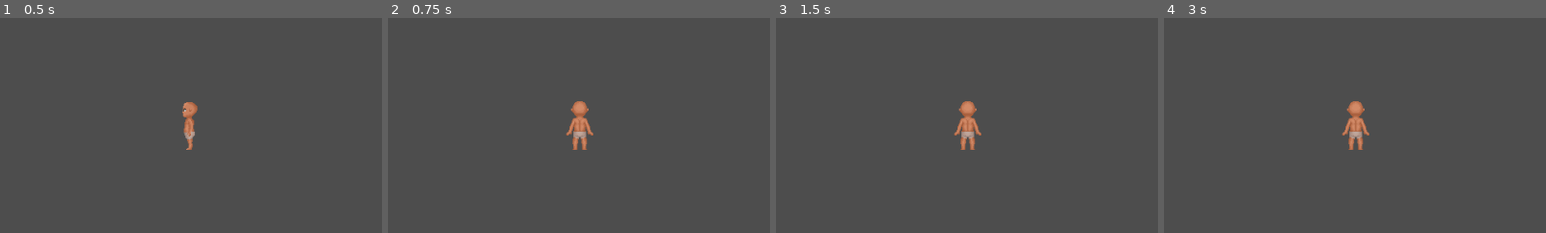
Above: before the commit, frames 1-4 (left to right).
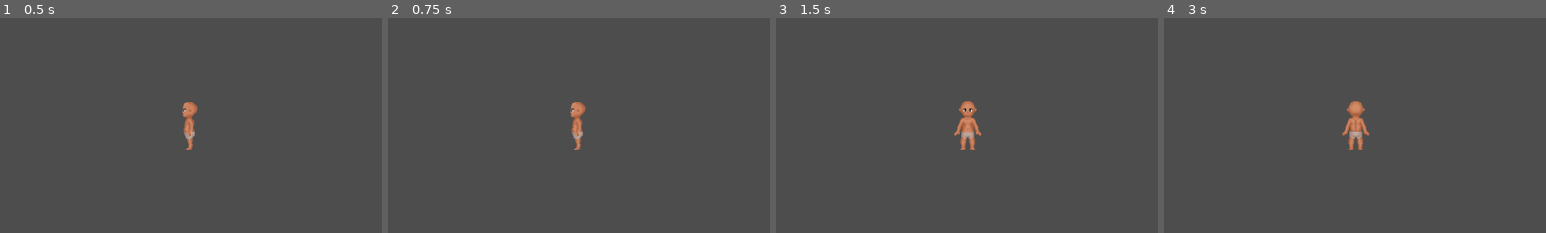
Above: after the commit, the same moments.

Repository: OtterStyles/Woodentale
Game: Godot game, scene res://Scene/TestHub.tscn
Two runs of this game, one before a commit and one after it. Both use one fixed random seed, a clock stepped at 60 frames per second and the inputs below.
Inputs (mouse positions are % of the whole screen's width and height, from its top left):
- Up to frame 1 (0.5 s): no input
- Up to frame 2 (0.75 s): tap Enter at 0.5 s; move the mouse to (72, 45) at 0.52 s; press the mouse at (72, 45) at 0.53 s; hold D (right) from 0.53 s (still down)
- Up to frame 3 (1.5 s): tap Space at 1.25 s; move the mouse to (30, 55) at 1.27 s; release D (right) at 1.28 s; release the mouse at (30, 55) at 1.28 s; hold S (down) from 1.28 s (still down); click (30, 55) at 1.35 s
- Up to frame 4 (3 s): tap Enter at 2 s; move the mouse to (60, 28) at 2.02 s; release S (down) at 2.03 s; press the mouse at (60, 28) at 2.03 s; hold D (right) 2.03-2.78 s; tap Space at 2.75 s; move the mouse to (45, 70) at 2.77 s; release the mouse at (45, 70) at 2.78 s; hold W (up) from 2.78 s (still down); click (45, 70) at 2.85 s
The pictures show only the part of the screen within x 25-75%, y 19-69%; the shares and areas given below are measured in that part.

Frame 1 is identical in both runs. In frame 2, 0.7% of the frame differs, in the area x 46-54%, y 38-62%; in frame 3, less than 0.1%; in frame 4, nothing differs.

Commit message:
Fixed Error .... Statemachine doenst play Working

Diff:
--- a/Woodentale/PreFab/Player.tscn
+++ b/Woodentale/PreFab/Player.tscn
@@ -468,17 +468,33 @@
 
 [sub_resource type="AnimationNodeStateMachineTransition" id="AnimationNodeStateMachineTransition_123fq"]
 
+[sub_resource type="AnimationNodeStateMachineTransition" id="AnimationNodeStateMachineTransition_gb10e"]
+
+[sub_resource type="AnimationNodeStateMachineTransition" id="AnimationNodeStateMachineTransition_8lbdx"]
+
+[sub_resource type="AnimationNodeStateMachineTransition" id="AnimationNodeStateMachineTransition_ismxh"]
+
+[sub_resource type="AnimationNodeStateMachineTransition" id="AnimationNodeStateMachineTransition_al60y"]
+
+[sub_resource type="AnimationNodeStateMachineTransition" id="AnimationNodeStateMachineTransition_voy2f"]
+switch_mode = 2
+auto_advance = true
+
+[sub_resource type="AnimationNodeStateMachineTransition" id="AnimationNodeStateMachineTransition_ufi7k"]
+switch_mode = 2
+auto_advance = true
+
 [sub_resource type="AnimationNodeStateMachine" id="6"]
 states/Attacking/node = SubResource("AnimationNodeBlendSpace2D_lpeyy")
-states/Attacking/position = Vector2(301.043, 208.267)
+states/Attacking/position = Vector2(117.889, 361.267)
 states/Idle/node = SubResource("17")
-states/Idle/position = Vector2(-49.6243, 205.926)
-states/Start/position = Vector2(-177.667, 208.267)
+states/Idle/position = Vector2(-42.6243, 190.267)
+states/Start/position = Vector2(-179.667, 190.267)
 states/Walking/node = SubResource("2")
-states/Walking/position = Vector2(117.889, 208.326)
+states/Walking/position = Vector2(349.889, 205.926)
 states/Working/node = SubResource("3")
-states/Working/position = Vector2(300.806, 113)
-transitions = ["Start", "Idle", SubResource("AnimationNodeStateMachineTransition_123fq")]
+states/Working/position = Vector2(117.889, 37)
+transitions = ["Start", "Idle", SubResource("AnimationNodeStateMachineTransition_123fq"), "Idle", "Walking", SubResource("AnimationNodeStateMachineTransition_gb10e"), "Walking", "Idle", SubResource("AnimationNodeStateMachineTransition_8lbdx"), "Idle", "Working", SubResource("AnimationNodeStateMachineTransition_ismxh"), "Idle", "Attacking", SubResource("AnimationNodeStateMachineTransition_al60y"), "Working", "Idle", SubResource("AnimationNodeStateMachineTransition_voy2f"), "Attacking", "Idle", SubResource("AnimationNodeStateMachineTransition_ufi7k")]
 graph_offset = Vector2(-387.624, -21.688)
 
 [sub_resource type="AnimationNodeStateMachinePlayback" id="16"]
--- a/Woodentale/Scene/TestHub.tscn
+++ b/Woodentale/Scene/TestHub.tscn
@@ -10,12 +10,6 @@
 [node name="TestHub" type="Node2D"]
 
 [node name="Player" parent="." instance=ExtResource("1")]
-SPEEDABS = 0
-SPEEDPERC = 1
-SPEED_DEFAULT = 300
-SPEED_SPRINT_MULT = 1.2
-ACCELERATION = 1000
-FRICTION = 1500
 
 [node name="StaticBody2D" type="StaticBody2D" parent="."]
 
--- a/Woodentale/Skripts/Player.gd
+++ b/Woodentale/Skripts/Player.gd
@@ -11,45 +11,52 @@
 # Movement
 var SPEED = 0
 var sprint = 1
-const animationsName = ['Working','Walking','Idle']
-var animationWaits = ['Working']
-var timer : Timer
-var pauseAnimation = false
+var direction
+const animationsName = ['Working','Walking','Idle','Atacking']
+var animationStateMachine;
 func _ready():
-	timer = Timer.new()
-	timer.set_wait_time(0.6)
-	timer.connect("timeout", unpauseAnimation)
-
+	animationStateMachine = $Animation/AnimationTree.get("parameters/playback")
 func _process(delta) -> void:
 	calculateStats()
 
 func _physics_process(delta) -> void:
-	var axis = getInputAxis()
-	handleMovement(axis, delta)
+	getInput()
+	handleMovement(delta)
 	move_and_slide()
 
-func _unhandled_input(event: InputEvent) -> void:
+func getInput() -> void:
 	sprint = 1
-	if event.is_action_pressed("sprint"):
+	var current = animationStateMachine.get_current_node()
+	if Input.is_action_pressed("work"):
+		handleAnimations("Working")
+		return
+	if Input.is_action_pressed("sprint"):
 		sprint = SPEED_SPRINT_MULT
-	if event.is_action_pressed("work"):
-		handleWorkMovement()
+	handleMovementInputs()
 
-func handleMovement(axis: Vector2, delta: float) -> void:
-	if axis == Vector2.ZERO:
+func handleMovementInputs():
+	direction = Vector2.ZERO
+	direction.x = int(Input.is_action_pressed("right")) - int(Input.is_action_pressed("left"))
+	direction.y = int(Input.is_action_pressed("down")) - int(Input.is_action_pressed("up"))
+	if direction != Vector2.ZERO:
+		changeBlendPositions(direction)
+	direction = direction.normalized()
+
+func handleMovement(delta: float) -> void:
+	if direction == Vector2.ZERO:
+		handleAnimations("Idle")
 		applyFriction(FRICTION * delta)
 	else:
-		applyMovement(axis * ACCELERATION * delta)
-		applyFrictionOnUnsuedAxis(axis, FRICTION*delta)
+		handleAnimations("Walking")
+		applyMovement(direction * ACCELERATION * delta)
+		applyFrictionOnUnsuedAxis(direction, FRICTION*delta)
 
-func applyMovement(acceleration: Vector2):
-	handleAnimations("Walking")
+func applyMovement(acceleration: Vector2) -> void:
 	velocity += acceleration
 	velocity.x = clamp(velocity.x, -SPEED*sprint, SPEED*sprint)
 	velocity.y = clamp(velocity.y, -SPEED*sprint*0.8, SPEED*sprint*0.8)
 
 func applyFriction(friction: float) -> void:
-	handleAnimations("Idle")
 	if velocity.length() > friction:
 		velocity -= velocity.normalized() * friction
 	else:
@@ -73,27 +80,9 @@
 	for param in animationsName:
 		$Animation/AnimationTree.set("parameters/"+param+"/blend_position", direction)
 
-func handleWorkMovement() -> void:
-	handleAnimations("Working")
-	velocity = Vector2.ZERO
 
 func handleAnimations(changePostionTo: String) -> void:
-	if (pauseAnimation) : return
-	$Animation/AnimationTree.get("parameters/playback").travel(changePostionTo)
-	if (changePostionTo in animationWaits):
-		pauseAnimation = true
-		timer.start()
-
-func unpauseAnimation():
-	pauseAnimation = false;
+	animationStateMachine.travel(changePostionTo)
 
 func calculateStats() -> void:
 	SPEED = (SPEED_DEFAULT + SPEEDABS) * SPEEDPERC
-
-func getInputAxis():
-	var direction = Vector2()
-	direction.x = int(Input.is_action_pressed("right")) - int(Input.is_action_pressed("left"))
-	direction.y = int(Input.is_action_pressed("down")) - int(Input.is_action_pressed("up"))
-	if direction != Vector2.ZERO:
-		changeBlendPositions(direction)
-	return direction.normalized()
Not shown: 1 places in Woodentale/PreFab/Player.tscn that only renumber resources
